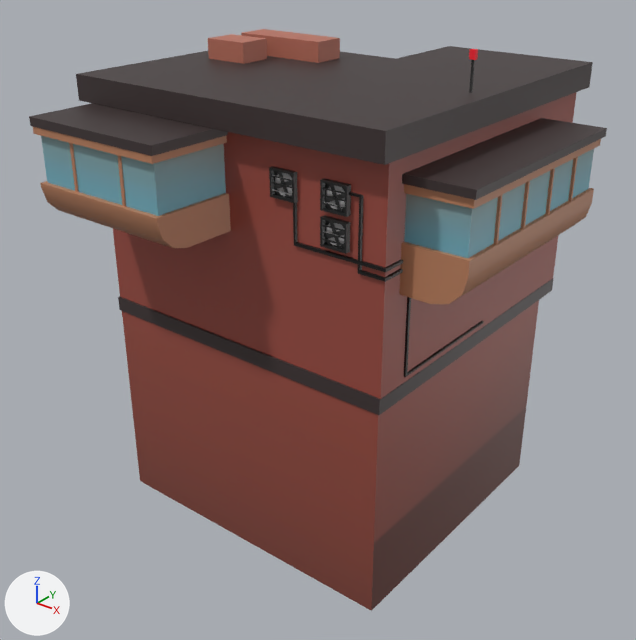
The FBX model Assets/Models/Crossing/Crossing_Buildings/Individual_Buildings/NorthWest_House_04.fbx: old version first, new version second.
Before and after are seen from a camera (50 mm lens) standing at (-0.243, 0.431, 0.417) and looking at (-0.589, 0.863, 0.149). The lights are fixed; the arrows at lower left show +X, +Y and +Z. Where no turn or scale is listed for an object, it has been applied to the vertices. Vertices at the same position are counted once.

The first picture shows 'NorthWest_House_04'.
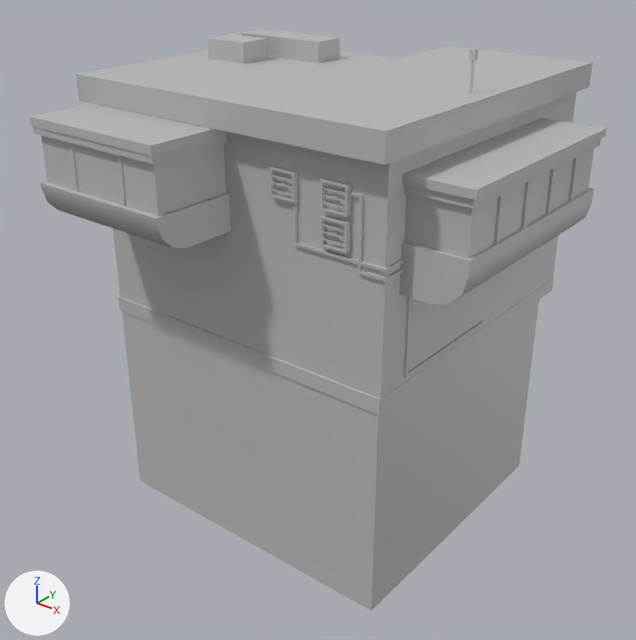
The edits, one by one:
Material 'Environment_02' (mat_environment_02) is new.
Its base color is (0.5, 0.5, 0.5) (grey #bcbcbc).
me_mesh has 845 vertices, 656 faces and spans x -0.138..0.138, y -0.146..0.146, z -0.171..0.171.
me_mesh is used by ob_northwest_house_04; location (-0.5808, 0.8806, 0.1666).
me_mesh part 1: all 650 faces that had it switch from mat_flatcolorbase1 (picture img_plaza_02_diffuse_jpg) to mat_environment_02 (grey #bcbcbc).
me_mesh part 2: all 6 faces that had it switch from mat_light_illuminate1 (picture img_lights_jpg) to mat_environment_02 (grey #bcbcbc).

What differs and where, as boxes [x1, y1, x2, y2] in the pictures (636 x 640 px):
part 1 of me_mesh, recoloured
    both: [29, 29, 607, 611]
part 2 of me_mesh, recoloured
    both: [469, 49, 478, 60]
